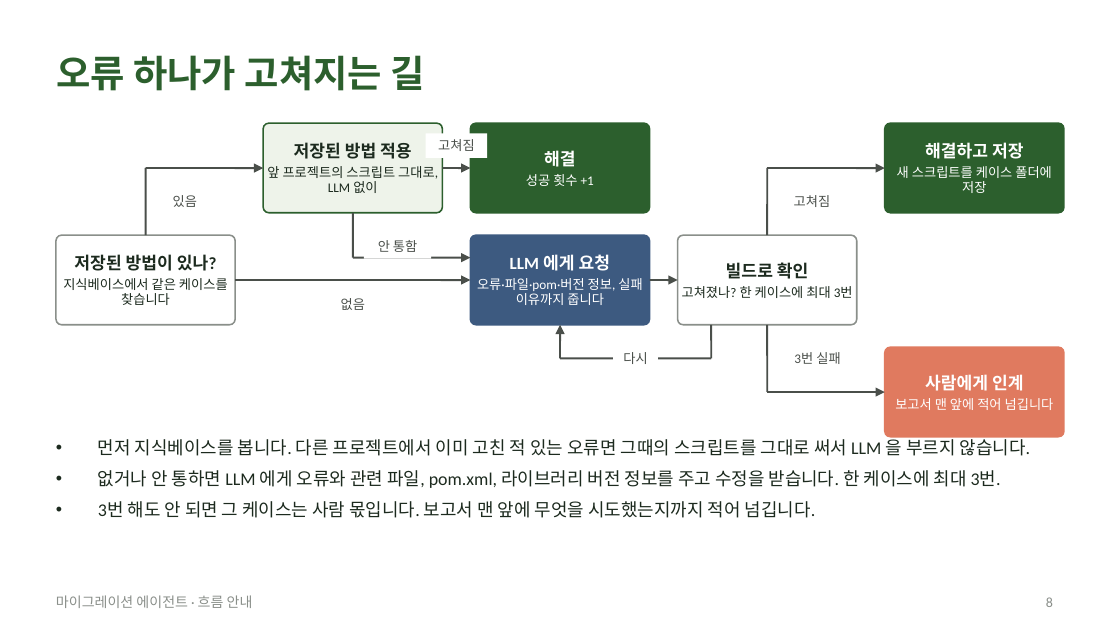
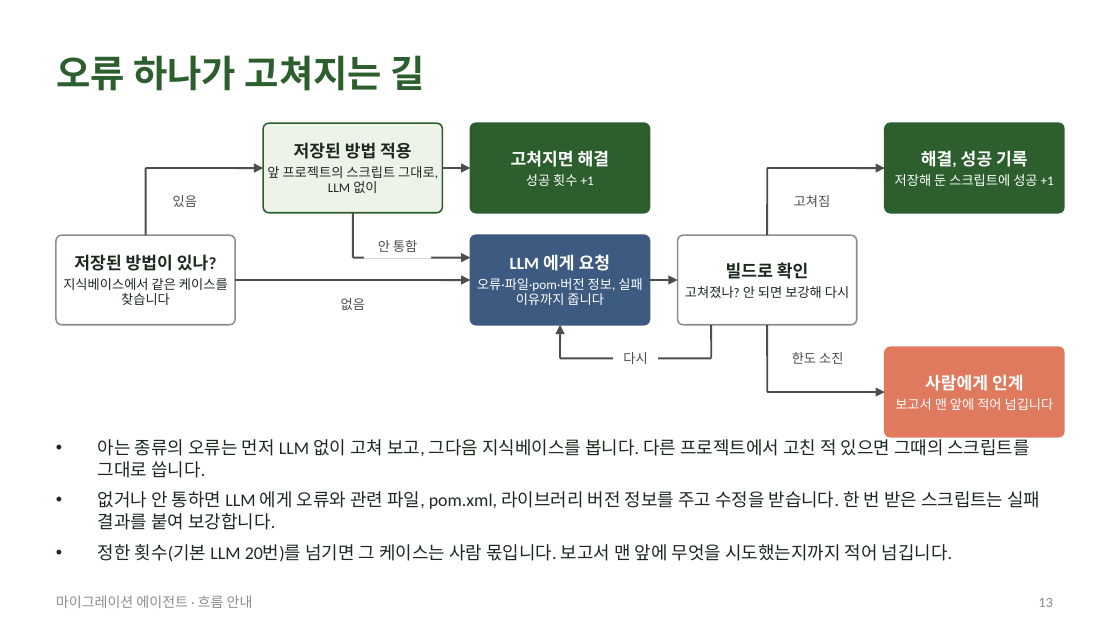
Before and after one commit to acandiatale/tutu, a slide deck: slide 13 of docs/migration-agent/migration-agent.pptx (slide 8 before the commit). Drawn at 1120x630 pixels with LibreOffice and Linux fonts; fonts in the diff are those of the drawing. Boxes give left, top, right and bottom in pixels: in the first picture for what was removed or moved away, otherwise in the second. Text is boxed around its words. In the diff, an @@ line names an element or a change of style, - is before the commit and + after.

```diff
--- a/docs/migration-agent/migration-agent.pptx
+++ b/docs/migration-agent/migration-agent.pptx
@@ rectangle removed at [426, 133, 487, 158] @@
-고쳐짐
@@ text in rounded rectangle at [511, 150, 610, 167]: text changed @@
-해결
+고쳐지면 해결
@@ text in rounded rectangle at [895, 150, 1054, 186]: text changed @@
-해결하고 저장
-새 스크립트를 케이스 폴더에 저장
+해결, 성공 기록
+저장해 둔 스크립트에 성공 +1
@@ text in rounded rectangle at [685, 286, 849, 298]: text changed @@
-고쳐졌나? 한 케이스에 최대 3번
+고쳐졌나? 안 되면 보강해 다시
@@ text at [792, 352, 843, 364]: text changed @@
-3번 실패
+한도 소진
@@ text at [98, 436, 1040, 562]: text changed @@
-• 먼저 지식베이스를 봅니다. 다른 프로젝트에서 이미 고친 적 있는 오류면 그때의 스크립트를 그대로 써서 LLM 을 부르지 않습니다.
-• 없거나 안 통하면 LLM 에게 오류와 관련 파일, pom.xml, 라이브러리 버전 정보를 주고 수정을 받습니다. 한 케이스에 최대 3번.
-• 3번 해도 안 되면 그 케이스는 사람 몫입니다. 보고서 맨 앞에 무엇을 시도했는지까지 적어 넘깁니다.
+• 아는 종류의 오류는 먼저 LLM 없이 고쳐 보고, 그다음 지식베이스를 봅니다. 다른 프로젝트에서 고친 적 있으면 그때의 스크립트를 그대로 씁니다.
+• 없거나 안 통하면 LLM 에게 오류와 관련 파일, pom.xml, 라이브러리 버전 정보를 주고 수정을 받습니다. 한 번 받은 스크립트는 실패 결과를 붙여 보강합니다.
+• 정한 횟수(기본 LLM 20번)를 넘기면 그 케이스는 사람 몫입니다. 보고서 맨 앞에 무엇을 시도했는지까지 적어 넘깁니다.
@@ page number at [1039, 598, 1053, 607]: text changed @@
-8
+13
```
Also in this commit, not shown: 5 other slides changed, 9 slides added, 3 slides removed, 11 other files.
